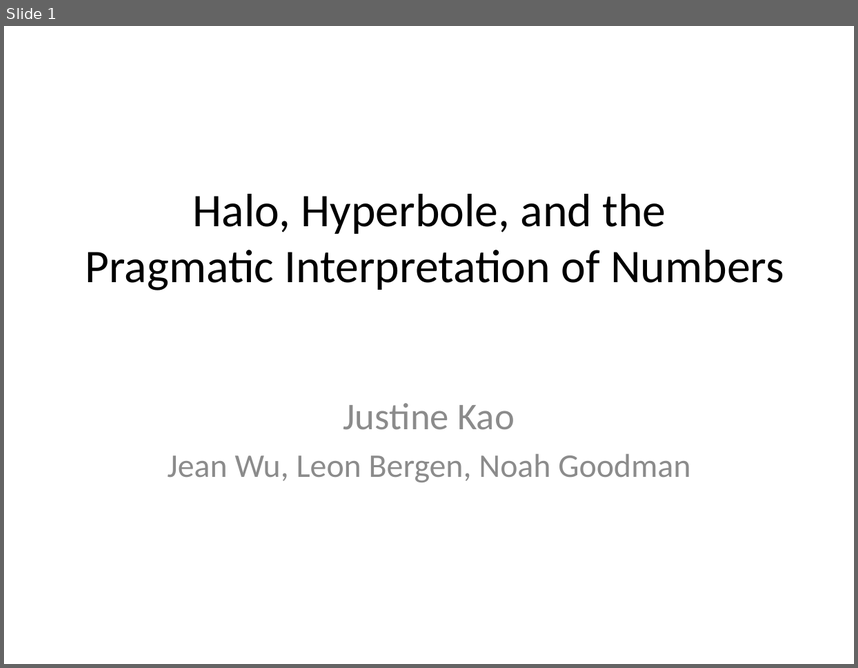
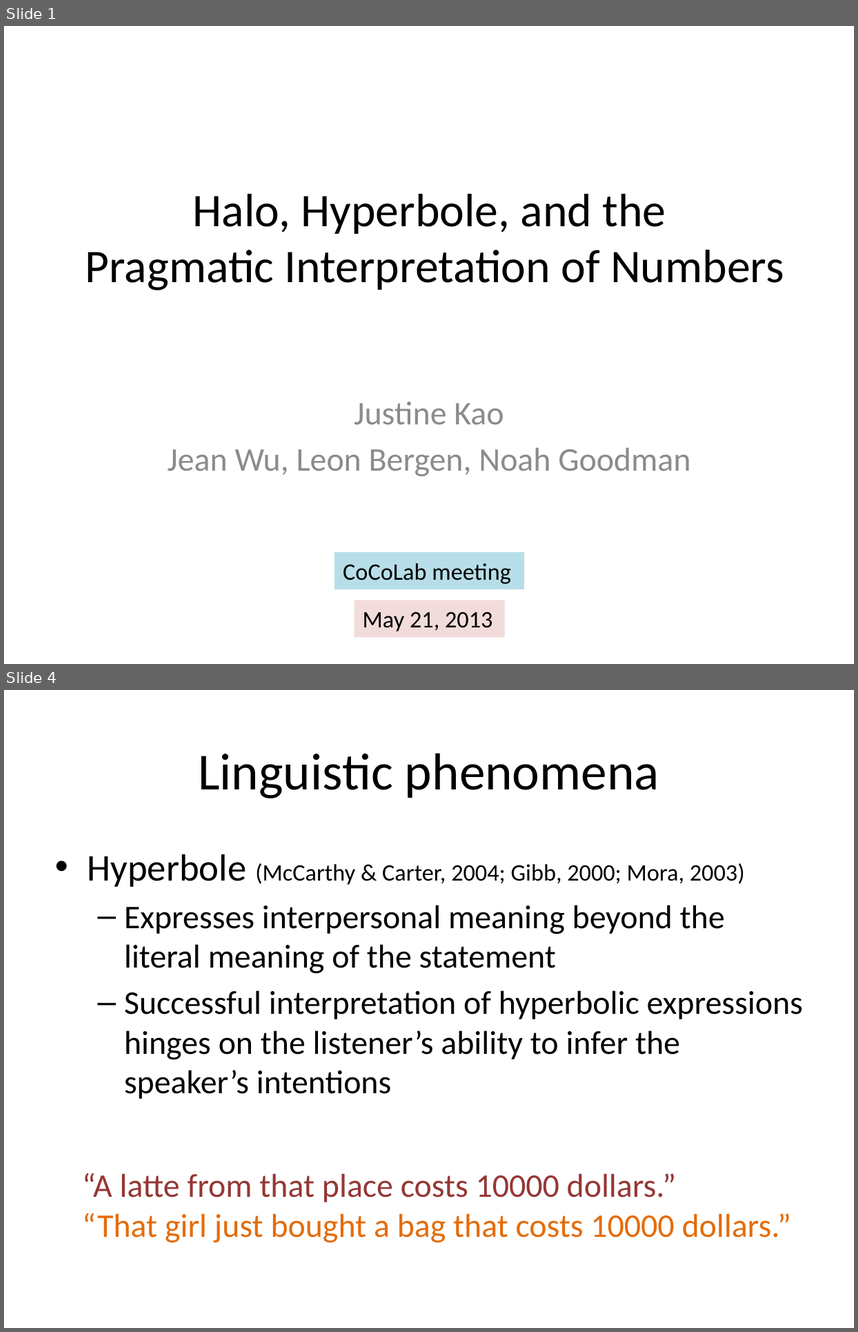
Before and after one commit to jeaneis/hyperbole, a slide deck: talks/cocolab_meeting_05212013/cocolab_meeting_05212013.pptx. Shown one above the other, each under a label of ours: slide 1 before the commit, slides 1 and 4 after it; the slides between them are not shown. The pictures are 858x668 and 858x1332 pixels, drawn with LibreOffice and Linux fonts; fonts in the diff are those of the drawing. Boxes give left, top, right and bottom in pixels: in the first picture for what was removed or moved away, otherwise in the second. Text is boxed around its words. In the diff, an @@ line names an element or a change of style, - is before the commit and + after.

Commit message:
slides for lab meeting talk

```diff
--- a/talks/cocolab_meeting_05212013/cocolab_meeting_05212013.pptx
+++ b/talks/cocolab_meeting_05212013/cocolab_meeting_05212013.pptx
@@ slide 4 added at [4,690,854,1328], background #FFFFFF @@
@@ title added at [198,753,660,798], 44 pt, text #000000 @@
+Linguistic phenomena
@@ text added at [87,854,803,1098], 28 pt, text #000000 @@
+• Hyperbole (McCarthy & Carter, 2004; Gibb, 2000; Mora, 2003)
+  – Expresses interpersonal meaning beyond the literal meaning of the statement
+  – Successful interpretation of hyperbolic expressions hinges on the listener’s ability to infer the speaker’s intentions
@@ text added at [82,1172,791,1243], 28 pt, text #E46C0A @@
+“A latte from that place costs 10000 dollars.”
+“That girl just bought a bag that costs 10000 dollars.”
@@ slide 1 changed as well @@
@@ subtitle at [354,401,504,424]: size 32 to 28 pt in "Justine Kao" @@
@@ rectangle added at [335,552,524,590], fill #B7DEE8, 20 pt, text #000000 @@
+CoCoLab meeting
@@ rectangle added at [355,600,505,637], fill #F2DCDB, 20 pt, text #000000 @@
+May 21, 2013
```
Also in this commit, not shown: 3 other slides changed, 26 other slides added, 21 other files.
